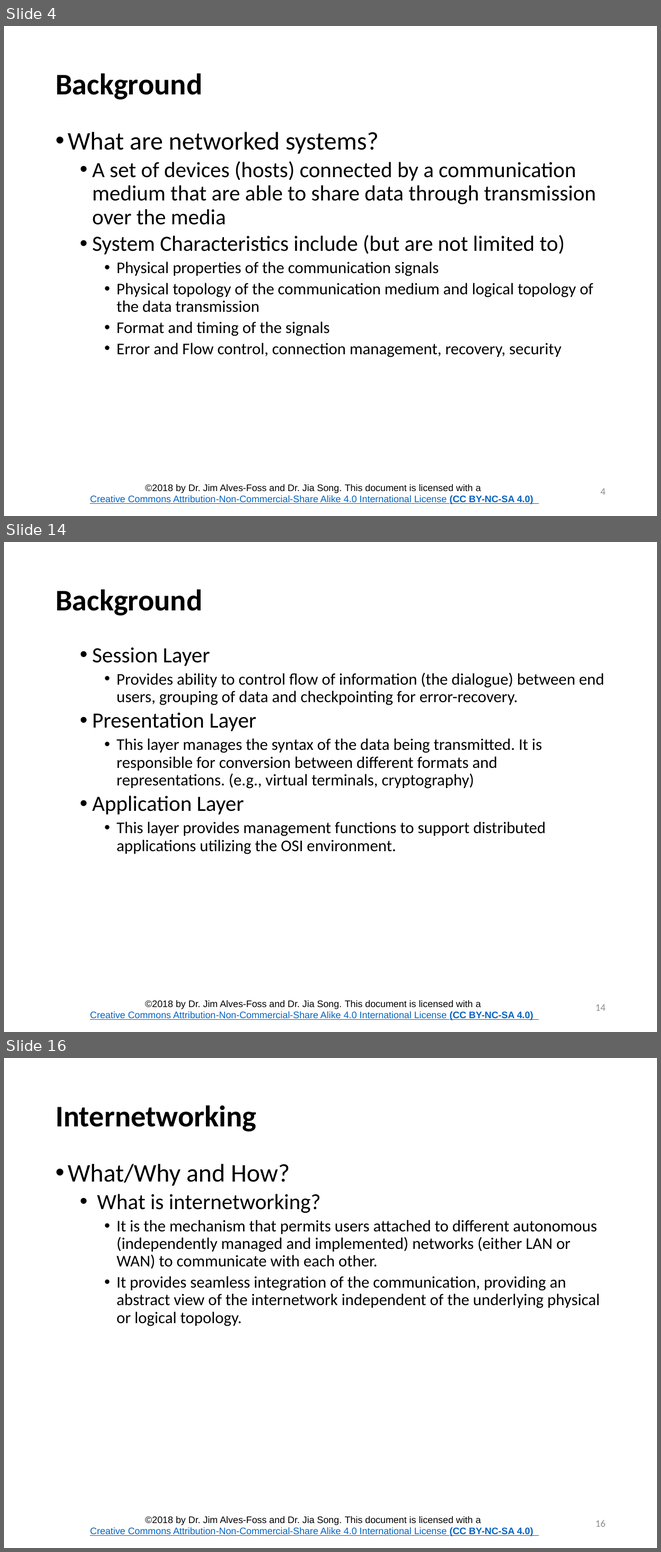
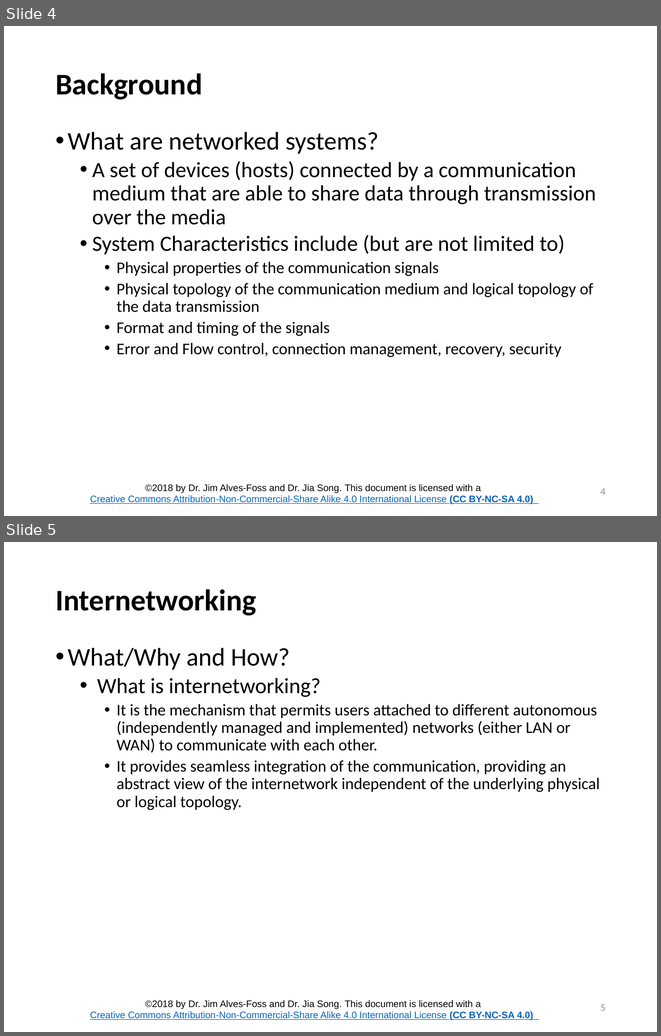
Before and after one commit to CenterForSecureAndDependableSystems/Teaching-Materials, a slide deck: Network-Security/Module_1 Internetworking/Lesson_2_Internetworking.pptx. Shown one above the other, each under a label of ours: slides 4, 14 and 16 before the commit, slides 4 and 5 after it; the slides between them are not shown. The pictures are 661x1552 and 661x1036 pixels, drawn with LibreOffice and Linux fonts; fonts in the diff are those of the drawing; background and template pictures are left out. Boxes give left, top, right and bottom in pixels: in the first picture for what was removed or moved away, otherwise in the second. Text is boxed around its words. In the diff, an @@ line names an element or a change of style, - is before the commit and + after.

```diff
--- a/Network-Security/Module_1 Internetworking/Lesson_2_Internetworking.pptx
+++ b/Network-Security/Module_1 Internetworking/Lesson_2_Internetworking.pptx
@@ slide 14 removed at (x1=4, y1=542, x2=657, y2=1032), background #FFFFFF; not listed: 1 template element that a slide beside it also shows @@
@@ title removed at (x1=55, y1=589, x2=202, y2=616) @@
-Background
@@ text removed at (x1=92, y1=647, x2=604, y2=854) @@
-  • Session Layer
-    • Provides ability to control flow of information (the dialogue) between end users, grouping of data and checkpointing for error-recovery.
-  • Presentation Layer
-    • This layer manages the syntax of the data being transmitted. It is responsible for conversion between different formats and representations. (e.g., virtual terminals, cryptography)
-  • Application Layer
-    • This layer provides management functions to support distributed applications utilizing the OSI environment.
@@ page number removed at (x1=595, y1=1004, x2=606, y2=1011) @@
-14
@@ what was slide 16 is now slide 5 @@
@@ page number at (x1=600, y1=1004, x2=606, y2=1011): text changed @@
-16
+5
```
Also in this commit, not shown: 1 slide added, 11 other slides removed, 55 other files.
